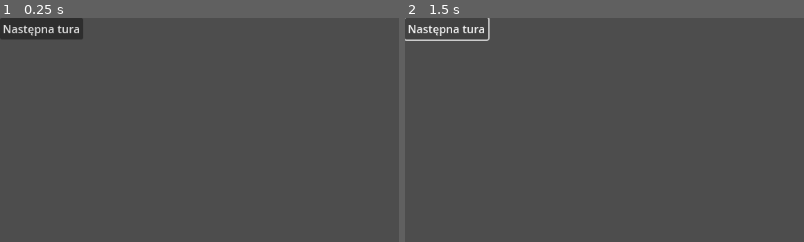
Above: before the commit, frames 1-2 (left to right).
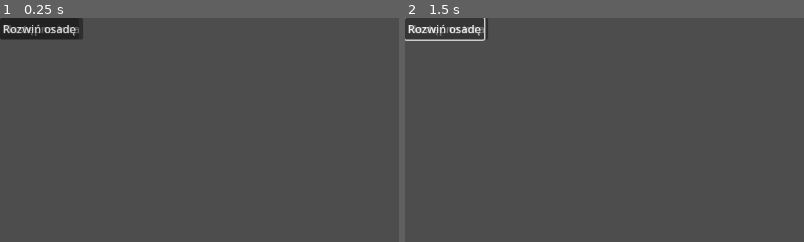
Above: after the commit, the same moments.

Repository: sochiera/total-battle-brothers-for-wesnoth
Game: Godot game, scene res://scenes/main.tscn
Same seed, same stepped clock (60 frames per second), same inputs: the game is played once before the commit and once after it.
Inputs (mouse positions are % of the whole screen's width and height, from its top left):
- Up to frame 1 (0.25 s): no input
- Up to frame 2 (1.5 s): click (5, 2) at 0.5 s, where only the run after the commit has a clickable "Rozwiń osadę"; click "Następna tura" at 1.25 s
The pictures show only the part of the screen within x 0-50%, y 0-50%; the shares and areas given below are measured in that part.

The runs differ from the first frame. In frame 1, 0.4% of the frame differs, in the area x 1-20%, y 3-9%; in frame 2, 0.5%, in the area x 1-22%, y 0-11%.

Commit message:
feat: G75.1b: scena ma przycisk rozkazu „Rozwiń osadę”

Diff:
--- a/game/scenes/main.tscn
+++ b/game/scenes/main.tscn
@@ -21,3 +21,6 @@
 
 [node name="NextTurnButton" type="Button" parent="."]
 text = "Następna tura"
+
+[node name="DevelopButton" type="Button" parent="."]
+text = "Rozwiń osadę"
--- /dev/null
+++ b/game/tests/develop_button_probe.gd
@@ -0,0 +1,32 @@
+extends SceneTree
+
+
+const MAIN_SCENE_PATH := "res://scenes/main.tscn"
+const PREFIX := "DEVELOP_BUTTON "
+
+
+func _init() -> void:
+	var scene: PackedScene = ResourceLoader.load(MAIN_SCENE_PATH) as PackedScene
+	if scene == null:
+		printerr("develop_button_probe: cannot load main scene")
+		call_deferred("quit", 2)
+		return
+
+	var scene_root := scene.instantiate()
+	root.add_child(scene_root)
+	var button := scene_root.get_node_or_null("DevelopButton") as Button
+	if button == null:
+		printerr("develop_button_probe: missing DevelopButton")
+		call_deferred("quit", 1)
+		return
+
+	var before_children := scene_root.get_child_count()
+	var connections := button.get_signal_connection_list("pressed")
+	button.emit_signal("pressed")
+	var result := {
+		"text": button.text,
+		"pressed_connections": connections.size(),
+		"child_count_unchanged": scene_root.get_child_count() == before_children,
+	}
+	print(PREFIX, JSON.stringify(result))
+	call_deferred("quit", 0)
Not shown, changed: docs/ARCHITECTURE.md
Not shown, changed: tests/test_godot_main_scene.py
